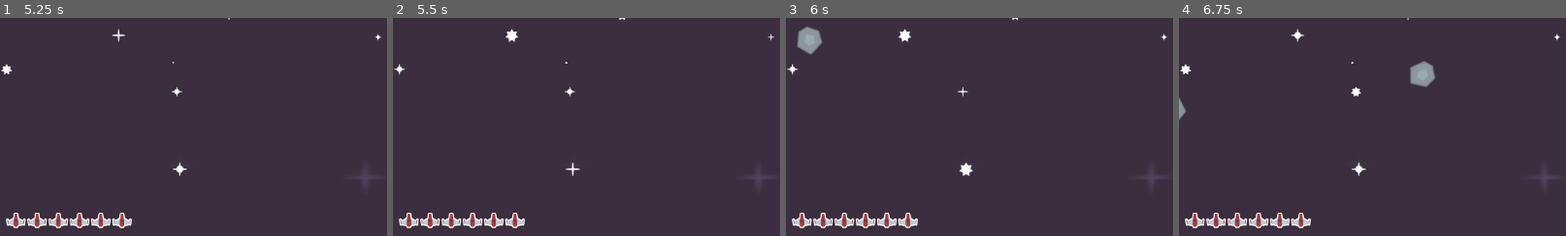
Above: before the commit, frames 1-4 (left to right).
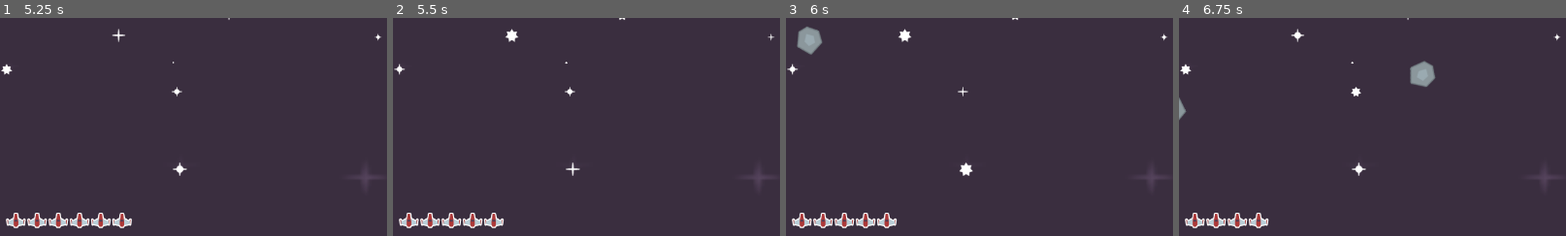
Above: after the commit, the same moments.

Repository: Yrthgze/GodotCrashCourese
Game: Godot game, scene res://Scenes/level.tscn
Two runs of this game, one before a commit and one after it. Both use one fixed random seed, a clock stepped at 60 frames per second and the inputs below.
Inputs:
- Up to frame 1 (5.25 s): hold Up (up) 0.53-2.03 s; tap Space (shoot) every 0.75 s from 0.6 to 5.1 s; hold Left (left) 2.03-3.53 s; hold Down (down) 3.53-4.28 s; hold Right (right) 4.28-5.03 s; hold Up (up) from 5.03 s (still down)
- Up to frame 2 (5.5 s): keep holding Up (up)
- Up to frame 3 (6 s): release Up (up) at 5.78 s; hold Right (right) from 5.78 s (still down); tap Space (shoot) at 5.85 s
- Up to frame 4 (6.75 s): keep holding Right (right); tap Space (shoot) at 6.6 s
The pictures show only the part of the screen within x 0-50%, y 50-100%; the shares and areas given below are measured in that part.

Frame 1 is identical in both runs. In frame 2, 0.2% of the frame differs, in the area x 28-35%, y 89-97%; in frame 3, 0.2%; in frame 4, 0.5%, in the area x 23-35%, y 89-97%.

Commit message:
[GodotCrashCourse]: UI changing with groups

Diff:
--- a/CrashCourse#1/Scenes/level.gd
+++ b/CrashCourse#1/Scenes/level.gd
@@ -5,6 +5,9 @@
 var meteor_list = ""
 var laser_list = ""
 var laser_ready = true
+
+var health:int = 5
+
 # Called when the node enters the scene tree for the first time.
 func _ready():
 	meteor_list = $Meteors
@@ -18,6 +21,17 @@
 	var new_meteor = meteor_scene.instantiate()
 	meteor_list.add_child(new_meteor)
 
+	new_meteor.connect('collision', _on_meteor_collision)
+
+func _manage_health():
+	if health <= 0:
+		print("game over")
+
+func _on_meteor_collision():
+	health -= 1
+	get_tree().call_group('ui', 'set_health', health)
+	_manage_health()
+
 func _on_player_laser(pos):
 	var new_laser = laser_scene.instantiate()
 	laser_list.add_child(new_laser)
--- a/CrashCourse#1/Scenes/meteor.gd
+++ b/CrashCourse#1/Scenes/meteor.gd
@@ -5,6 +5,8 @@
 var speed = rng.randi_range(10, 400)
 var rotation_speed = rng.randf_range(-0.1, 0.1)
 var direction_change = rng.randf_range(-0.5, 0.5)
+
+signal collision
 
 func select_random_sprite():
 	var base_path = "res://kenney_space-shooter-redux/PNG/Meteors/meteor"
@@ -27,5 +29,4 @@
 	rotation += rotation_speed
 
 func _on_body_entered(body):
-	print("Collide with ")
-	print(body)
+	collision.emit()
--- /dev/null
+++ b/CrashCourse#1/Scenes/ui.gd
@@ -0,0 +1,11 @@
+extends CanvasLayer
+var health:int = 5
+
+func set_health(new_health):
+	var left_health = health - new_health
+	var life_childs = $MarginContainer2/HBoxContainer.get_children()
+	for child in life_childs:
+		if left_health == 0:
+			break
+		child.hide()
+		left_health -=1
--- a/CrashCourse#1/Scenes/ui.tscn
+++ b/CrashCourse#1/Scenes/ui.tscn
@@ -1,9 +1,11 @@
-[gd_scene load_steps=3 format=3 uid="uid://de1srgrpeoiv3"]
+[gd_scene load_steps=4 format=3 uid="uid://de1srgrpeoiv3"]
 
 [ext_resource type="FontFile" uid="uid://dh4l4fteo2ukx" path="res://kenney_space-shooter-redux/Bonus/kenvector_future.ttf" id="1_kieq3"]
+[ext_resource type="Script" path="res://Scenes/ui.gd" id="1_xks81"]
 [ext_resource type="Texture2D" uid="uid://cm1ks1syoolgt" path="res://kenney_space-shooter-redux/PNG/UI/playerLife1_red.png" id="2_b0685"]
 
-[node name="UI" type="CanvasLayer"]
+[node name="UI" type="CanvasLayer" groups=["ui"]]
+script = ExtResource("1_xks81")
 
 [node name="MarginContainer" type="MarginContainer" parent="."]
 anchors_preset = 5
